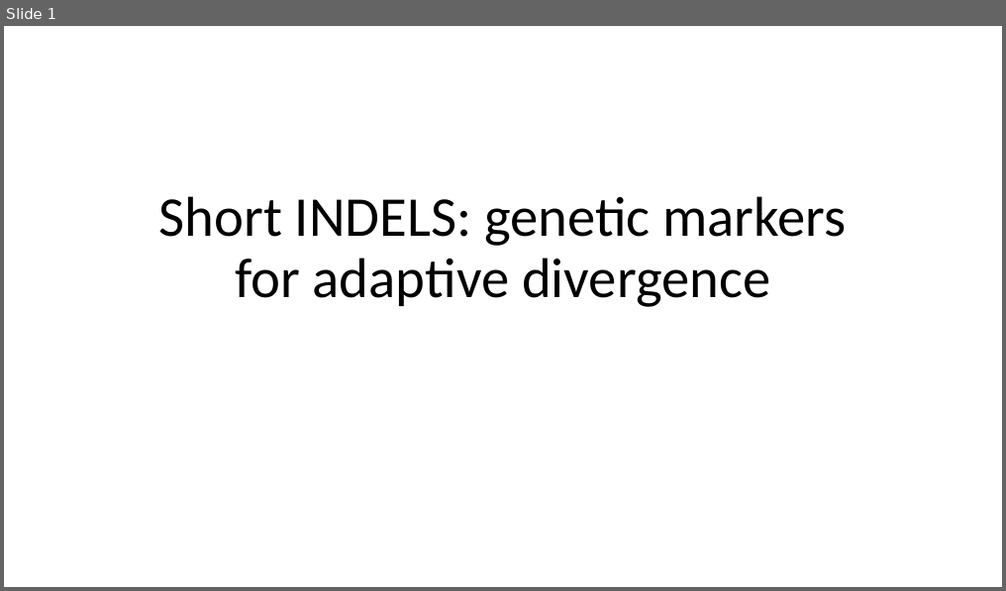
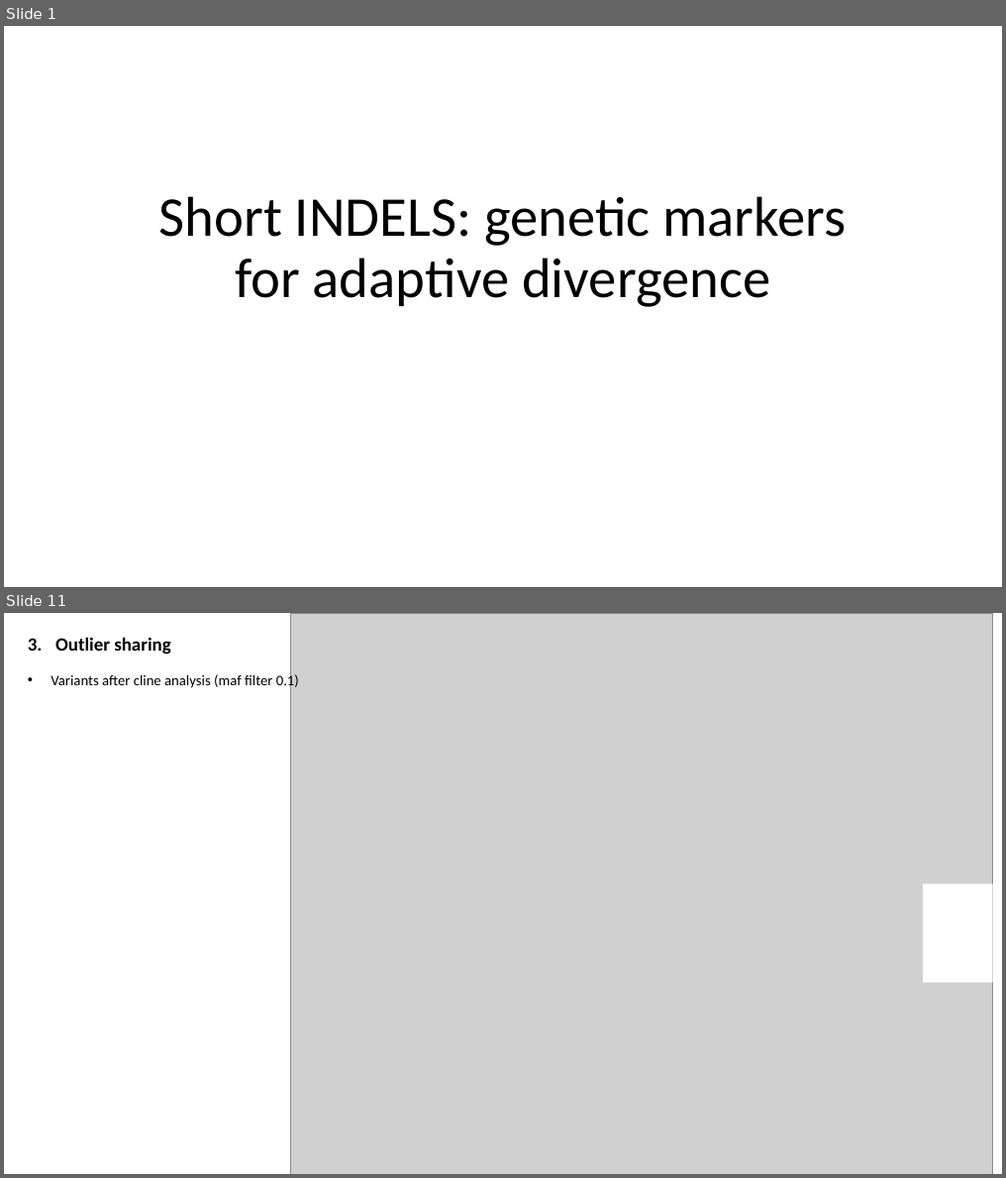
Before and after one commit to sam0per/Littorina_saxatilis_short_variants, a slide deck: short_genetic_variants/docs/short_indels_v02.pptx. Shown one above the other, each under a label of ours: slide 1 before the commit, slides 1 and 11 after it; the slides between them are not shown. The pictures are 1006x591 and 1006x1178 pixels, drawn with LibreOffice and Linux fonts; fonts in the diff are those of the drawing; grey boxes stand for pictures. Boxes give left, top, right and bottom in pixels: in the first picture for what was removed or moved away, otherwise in the second. Text is boxed around its words. In the diff, an @@ line names an element or a change of style, - is before the commit and + after.

```diff
--- a/short_genetic_variants/docs/short_indels_v02.pptx
+++ b/short_genetic_variants/docs/short_indels_v02.pptx
@@ slide 11 added at <box>4,613,1002,1174</box>, background #FFFFFF @@
@@ text added at <box>55,637,170,655</box>, 18 pt, text #000000, bold @@
+3. Outlier sharing
@@ picture added at <box>290,613,993,1174</box> @@
@@ text added at <box>51,673,299,690</box>, 14 pt, text #000000 @@
+• Variants after cline analysis (maf filter 0.1)
@@ rectangle added at <box>924,884,993,983</box>, fill #FFFFFF @@
```
Also in this commit, not shown: 5 slides changed, 4 other slides added, 10 slides removed, 6 other files.
